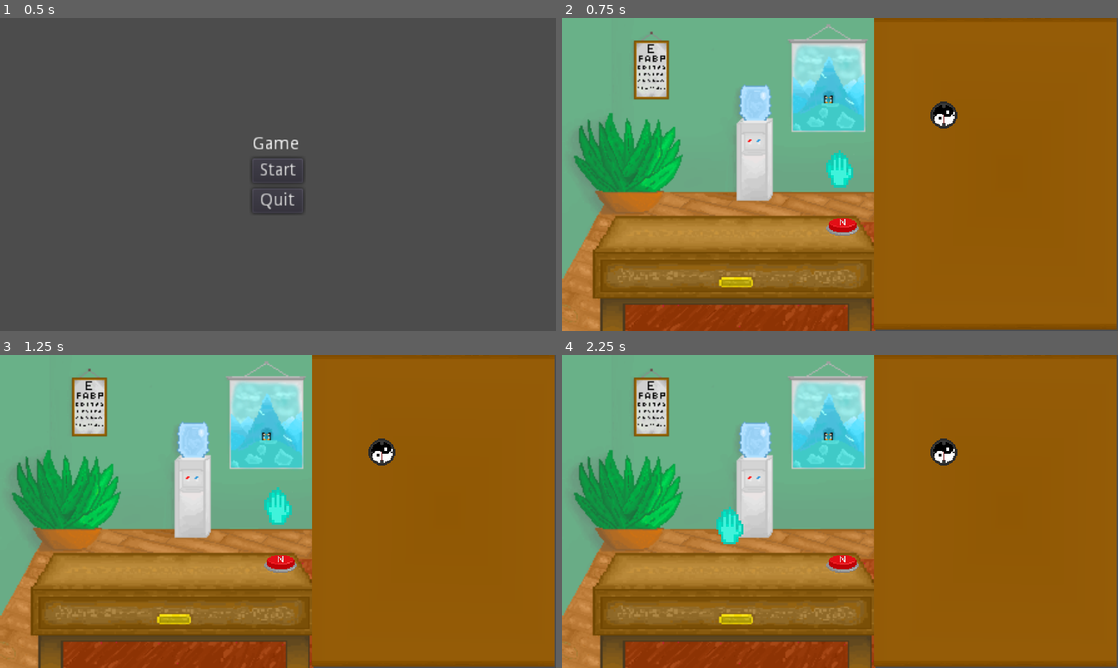
Above: before the commit, frames 1-4 (two rows, left to right).
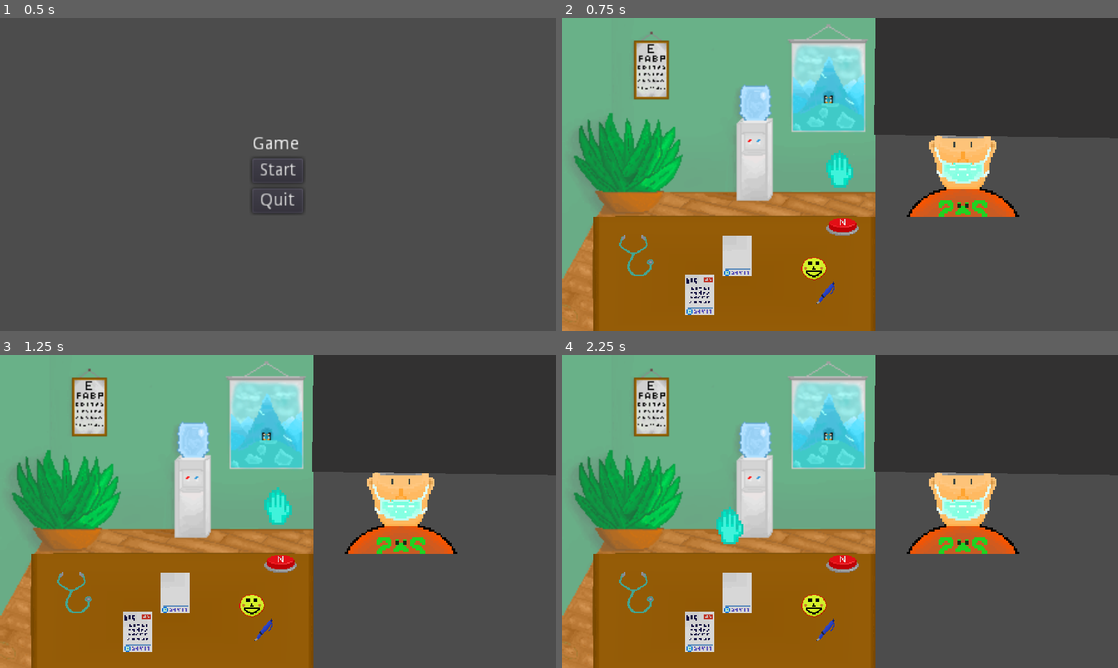
Above: after the commit, the same moments.

Repository: kari0036/Next-please-game-
Game: Godot game, scene res://scenes/Control.tscn
The game is run twice, just before and just after one commit, with the same random seed, the same clock (stepped at 60 frames per second) and the same inputs.
Inputs (mouse positions are in pixels of both pictures, inside the frame that each line leads up to):
- Up to frame 1 (0.5 s): no input
- Up to frame 2 (0.75 s): click "Start" at 0.5 s
- Up to frame 3 (1.25 s): no input
- Up to frame 4 (2.25 s): tap Enter at 1.25 s; move the mouse to (962, 495) at 1.27 s; press the mouse at (962, 495) at 1.28 s; tap Space at 2 s; move the mouse to (728, 527) at 2.02 s; release the mouse at (728, 527) at 2.03 s; click (728, 527) at 2.1 s

Frame 1 is identical in both runs. In frame 2, 57% of the frame differs, in the area x 5-100%, y 0-100%; in frame 3, 57%; in frame 4, 57%.

Commit message:
Pacjęci przyjmują przedmioty i na nie reagują

Diff:
--- a/Next Please Game/project.godot
+++ b/Next Please Game/project.godot
@@ -17,6 +17,10 @@
 
 config/name="Next Please Game"
 run/main_scene="res://scenes/Control.tscn"
+
+[audio]
+
+default_bus_layout=""
 
 [display]
 
--- a/Next Please Game/scenes/Gabinet_Lekarski.tscn
+++ b/Next Please Game/scenes/Gabinet_Lekarski.tscn
@@ -7,6 +7,12 @@
 [ext_resource path="res://scenes/Button.tscn" type="PackedScene" id=5]
 [ext_resource path="res://scenes/Pacjent.tscn" type="PackedScene" id=6]
 [ext_resource path="res://scripts/Pause.gd" type="Script" id=7]
+[ext_resource path="res://assets/stetoskop.png" type="Texture" id=8]
+[ext_resource path="res://assets/Recepta.png" type="Texture" id=9]
+[ext_resource path="res://assets/zapisana_recepta.png" type="Texture" id=10]
+[ext_resource path="res://assets/długopis.png" type="Texture" id=11]
+[ext_resource path="res://assets/odznaka_dobrego_pacjęta.png" type="Texture" id=12]
+[ext_resource path="res://scripts/RichTextLabel.gd" type="Script" id=13]
 
 [node name="World" type="Node2D"]
 
@@ -14,10 +20,54 @@
 layer = 5
 
 [node name="Stół" parent="Stół2" instance=ExtResource( 2 )]
+position = Vector2( 137.342, 204.289 )
+rotation = 1.5708
+scale = Vector2( 0.469, 0.901 )
 
-[node name="item2" parent="Stół2" instance=ExtResource( 4 )]
-position = Vector2( 305.259, 77.1717 )
+[node name="NextPlease" parent="Stół2" instance=ExtResource( 5 )]
+position = Vector2( 223.568, 164.35 )
+
+[node name="długopis" parent="Stół2" instance=ExtResource( 4 )]
+position = Vector2( 210, 220 )
+
+[node name="Sprite" type="Sprite" parent="Stół2/długopis"]
+position = Vector2( -0.353562, -1.94453 )
+scale = Vector2( 0.602256, 0.657495 )
+texture = ExtResource( 11 )
+
+[node name="recepta" parent="Stół2" instance=ExtResource( 4 )]
+position = Vector2( 140, 190 )
 rotation = 3.14159
+
+[node name="Sprite" type="Sprite" parent="Stół2/recepta"]
+texture = ExtResource( 9 )
+
+[node name="recepta_zapisana" parent="Stół2" instance=ExtResource( 4 )]
+position = Vector2( 110, 221 )
+rotation = 3.14159
+
+[node name="Sprite" type="Sprite" parent="Stół2/recepta_zapisana"]
+texture = ExtResource( 10 )
+
+[node name="odznaka" parent="Stół2" instance=ExtResource( 4 )]
+position = Vector2( 200, 200 )
+rotation = 3.14159
+
+[node name="Sprite" type="Sprite" parent="Stół2/odznaka"]
+position = Vector2( -0.707083, -0.22323 )
+rotation = 3.14159
+scale = Vector2( 0.712737, 0.616203 )
+texture = ExtResource( 12 )
+
+[node name="statoskop" parent="Stół2" instance=ExtResource( 4 )]
+position = Vector2( 63.775, 190.447 )
+rotation = 3.14159
+
+[node name="Sprite" type="Sprite" parent="Stół2/statoskop"]
+position = Vector2( -0.707083, -0.22323 )
+rotation = 3.14159
+scale = Vector2( 0.712737, 0.616203 )
+texture = ExtResource( 8 )
 
 [node name="Room" type="CanvasLayer" parent="."]
 layer = 3
@@ -25,9 +75,6 @@
 [node name="pokuj" type="Sprite" parent="Room"]
 texture = ExtResource( 1 )
 centered = false
-
-[node name="NextPlease" parent="Room" instance=ExtResource( 5 )]
-position = Vector2( 223.568, 164.35 )
 
 [node name="Hand" type="CanvasLayer" parent="."]
 layer = 12
@@ -83,5 +130,30 @@
 layer = 4
 
 [node name="Pacjent" parent="NPC" instance=ExtResource( 6 )]
-position = Vector2( 320, 120 )
+position = Vector2( 333.197, 132.141 )
+
+[node name="Terminal" type="CanvasLayer" parent="NPC/Pacjent"]
+layer = 5
+
+[node name="Polygon2D" type="Polygon2D" parent="NPC/Pacjent/Terminal"]
+color = Color( 0.2, 0.196078, 0.196078, 1 )
+polygon = PoolVector2Array( 250.083, 0.0511408, 444.016, 0.030457, 443.879, 95.9216, 248.938, 93.2729 )
+
+[node name="text" type="RichTextLabel" parent="NPC/Pacjent/Terminal/Polygon2D"]
+margin_left = 257.0
+margin_top = 6.0
+margin_right = 439.0
+margin_bottom = 85.0
+bbcode_enabled = true
+visible_characters = 1
+tab_size = 2
+scroll_following = true
+script = ExtResource( 13 )
+__meta__ = {
+"_edit_use_anchors_": false
+}
+
+[node name="Timer" type="Timer" parent="NPC/Pacjent/Terminal/Polygon2D/text"]
+wait_time = 0.05
 [connection signal="pressed" from="PauseScreen/Pause/CenterContainer/VBoxContainer/Button" to="PauseScreen/Pause" method="_on_Button_pressed"]
+[connection signal="timeout" from="NPC/Pacjent/Terminal/Polygon2D/text/Timer" to="NPC/Pacjent/Terminal/Polygon2D/text" method="_on_Timer_timeout"]
--- a/Next Please Game/scenes/Pacjent.tscn
+++ b/Next Please Game/scenes/Pacjent.tscn
@@ -44,7 +44,6 @@
 
 [node name="Pacjent" type="StaticBody2D" groups=[
 "NPC",
-"item_holder",
 ]]
 position = Vector2( -83.3385, -36.1134 )
 script = ExtResource( 7 )
--- a/Next Please Game/scenes/item.tscn
+++ b/Next Please Game/scenes/item.tscn
@@ -1,6 +1,4 @@
-[gd_scene load_steps=3 format=2]
-
-[ext_resource path="res://assets/zegr.png" type="Texture" id=2]
+[gd_scene load_steps=2 format=2]
 
 [sub_resource type="CircleShape2D" id=1]
 radius = 6.0624
@@ -15,10 +13,3 @@
 
 [node name="CollisionShape2D" type="CollisionShape2D" parent="."]
 shape = SubResource( 1 )
-
-[node name="Sprite" type="Sprite" parent="CollisionShape2D"]
-position = Vector2( 0.5, -0.500001 )
-scale = Vector2( 0.8, 0.8 )
-texture = ExtResource( 2 )
-vframes = 3
-hframes = 4
--- a/Next Please Game/scripts/Pacjent.gd
+++ b/Next Please Game/scripts/Pacjent.gd
@@ -9,6 +9,7 @@
 onready var suit = $suit
 onready var head = $head
 onready var collisionshape = $CollisionShape2D
+onready var terminal = $Terminal/Polygon2D/text
 
 enum STATE{
 	BEGIN,
@@ -24,8 +25,13 @@
 func next_please():
 	collisionshape.disabled = true
 	match current_state:
-		STATE.IN: current_state = STATE.GO_OUT
-		STATE.BEGIN: current_state = STATE.OUT
+		STATE.IN:
+			current_state = STATE.GO_OUT
+			terminal.write("end")
+		STATE.BEGIN:
+			current_state = STATE.OUT
+
+
 
 
 
@@ -35,12 +41,14 @@
 	else:
 		collisionshape.disabled = false
 		current_state = STATE.IN
+		terminal.write("Hi")
 
 func go_out():
 	if SPAWNPOS.x - position.x > 1:
 		position.x = lerp(position.x, SPAWNPOS.x, 0.1)
 	else:
 		current_state = STATE.OUT
+		terminal.write("Next please!")
 
 func when_out():
 	randLooks()
@@ -54,9 +62,34 @@
 
 
 
+func valid_item(item_name):
+	match item_name:
+		"długopis":
+			terminal.write("Nie chce twojego dlugopisu")
+			return false
+		"statoskop":
+			terminal.write("Pacjet ciezko oddycha")
+			return false
+		"recepta":
+			terminal.write("Tutaj nie jest wypisany zaden lek")
+			return false
+		"recepta_zapisana":
+			terminal.write("Udam sie z tym do apteki")
+			return true
+		"odznaka":
+			terminal.write("WoW pog champ")
+			return true
+
+	terminal.write("Co to?")
+	return false
+
+
+
 func get_item(item):
-	inventory.append(item.name)
-	item.queue_free()
+	var itemName = item.name
+	if valid_item(itemName):
+		inventory.append(itemName)
+		item.queue_free()
 
 
 
@@ -74,4 +107,3 @@
 			go_out()
 		STATE.OUT:
 			when_out()
-	print(inventory)
--- /dev/null
+++ b/Next Please Game/scripts/RichTextLabel.gd
@@ -0,0 +1,19 @@
+extends RichTextLabel
+
+onready var timer = $Timer
+
+func write(dialog):
+	if dialog == "end":
+		text = ""
+		visible_characters = 0
+	else:
+		dialog += "\n"
+		text += dialog
+		timer.start()
+
+
+
+func _on_Timer_timeout():
+
+	if text.length() != visible_characters:
+			visible_characters += 1
Not shown, added: Next Please Game/assets/Recepta.png.import
Not shown, added: Next Please Game/assets/długopis.png.import
Not shown, added: Next Please Game/assets/odznaka_dobrego_pacjęta.png.import
Binary file changed: Next Please Game/assets/stetoskop.png
Not shown, added: Next Please Game/assets/stetoskop.png.import
Not shown, added: Next Please Game/assets/zapisana_recepta.png.import
Not shown: 1 places in Next Please Game/scenes/Gabinet_Lekarski.tscn that only renumber resources
Not shown, added: Next Please Game/assets/stetoskop.png~
